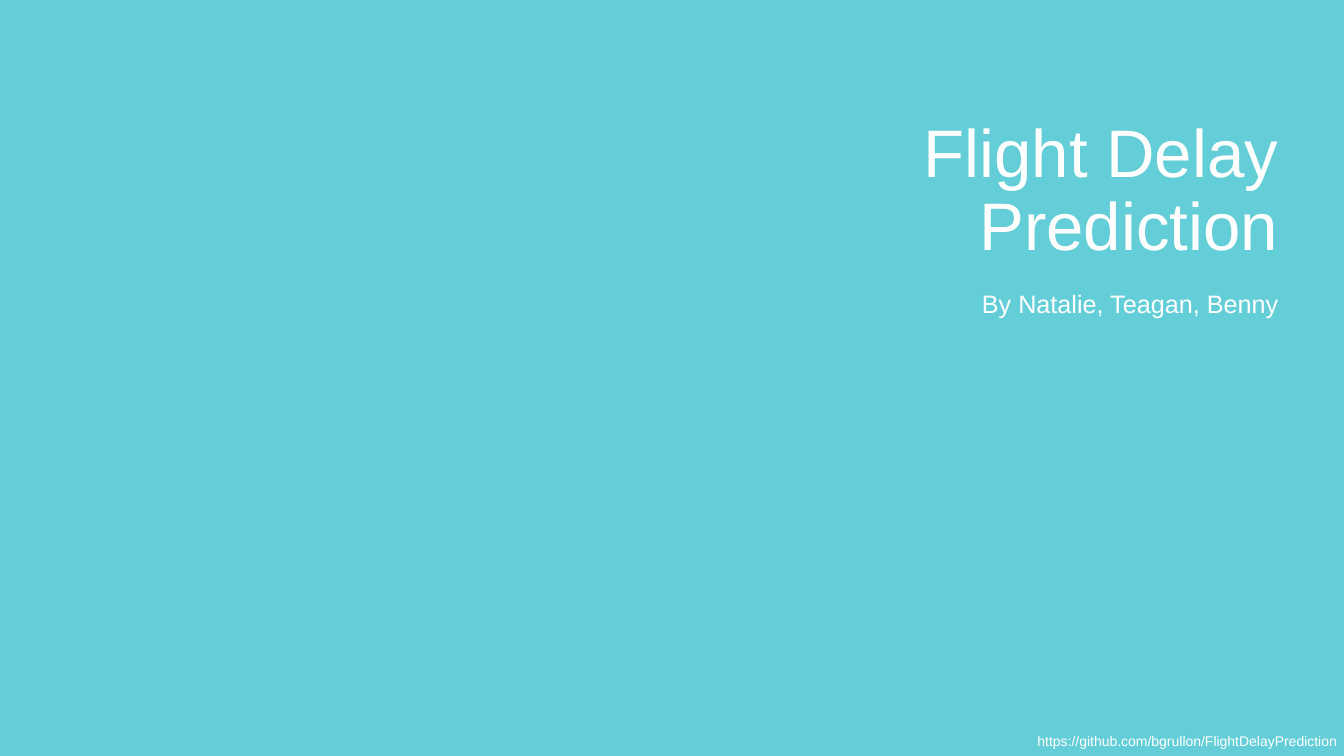
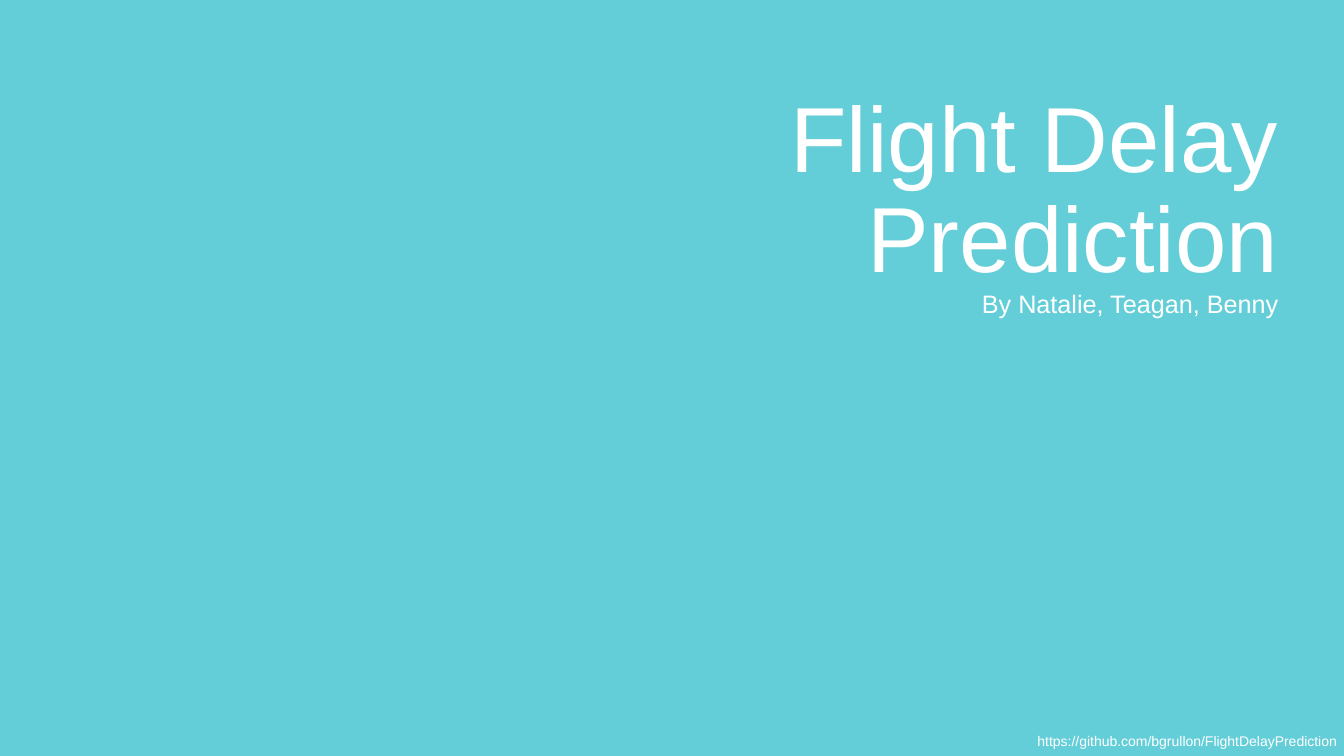
Before and after one commit to bgrullon/FlightDelayPrediction, a slide deck: slide 1 of src/presentation/Flight Delay Prediction.pptx. Drawn at 1344x756 pixels with LibreOffice and Linux fonts; fonts in the diff are those of the drawing; background and template pictures are left out. Boxes give left, top, right and bottom in pixels: in the first picture for what was removed or moved away, otherwise in the second. Text is boxed around its words. In the diff, an @@ line names an element or a change of style, - is before the commit and + after.

```diff
--- a/src/presentation/Flight Delay Prediction.pptx
+++ b/src/presentation/Flight Delay Prediction.pptx
@@ title "Flight Delay Prediction" at <box>790,105,1278,273</box>: size 48 to 66 pt @@
```
Also in this commit, not shown: 13 other slides changed, 4 slides added, 2 slides removed, 2 other files.
